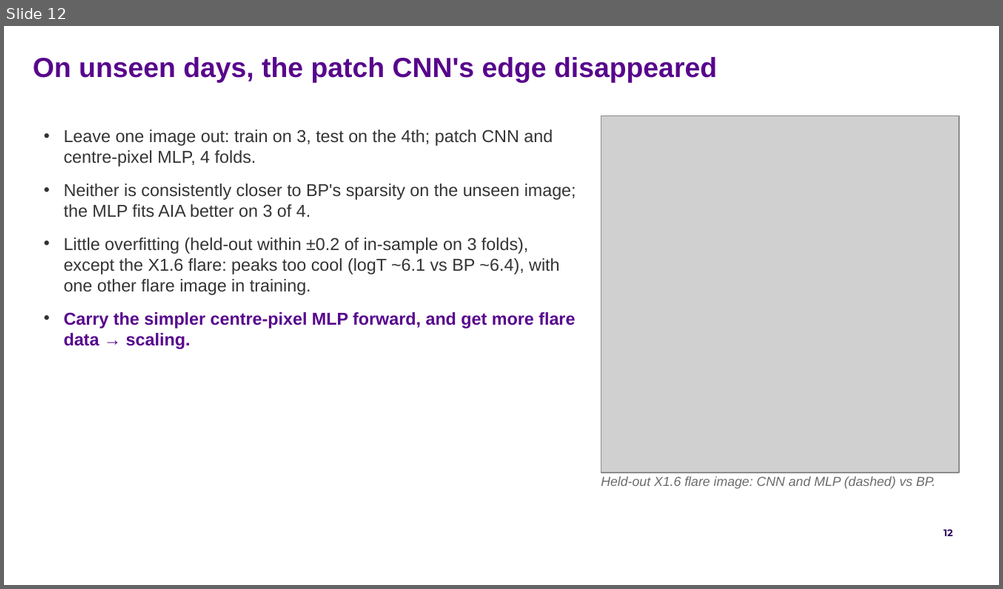
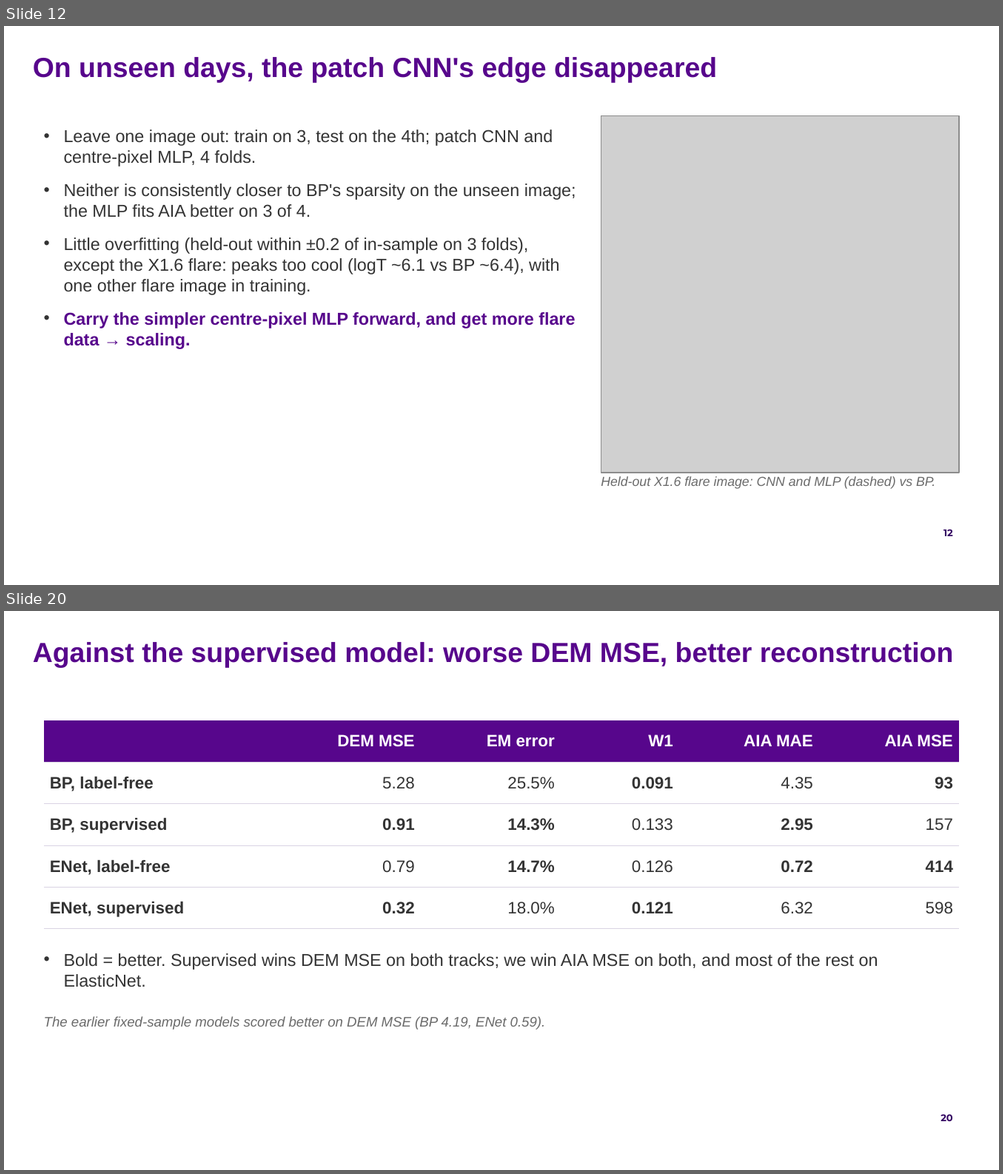
Before and after one commit to FruitPnchSamuraiG/solar-dem-inversion, a slide deck: slides/DEM_deck_v2.pptx. Shown one above the other, each under a label of ours: slide 12 before the commit, slides 12 and 20 after it; the slides between them are not shown. The pictures are 1003x589 and 1003x1174 pixels, drawn with LibreOffice and Linux fonts; fonts in the diff are those of the drawing; grey boxes stand for pictures; background and template pictures are left out. Boxes give left, top, right and bottom in pixels: in the first picture for what was removed or moved away, otherwise in the second. Text is boxed around its words. In the diff, an @@ line names an element or a change of style, - is before the commit and + after.

```diff
--- a/slides/DEM_deck_v2.pptx
+++ b/slides/DEM_deck_v2.pptx
@@ slide 20 added at [4, 611, 999, 1170], background #FFFFFF; not listed: 1 template element that a slide beside it also shows @@
@@ text added at [33, 642, 953, 668], 20 pt, text #57068C, bold @@
+Against the supervised model: worse DEM MSE, better reconstruction
@@ table added at [44, 721, 960, 929], 5 rows, 6 columns @@
+ | DEM MSE | EM error | W1 | AIA MAE | AIA MSE
+BP, label-free | 5.28 | 25.5% | 0.091 | 4.35 | 93
+BP, supervised | 0.91 | 14.3% | 0.133 | 2.95 | 157
+ENet, label-free | 0.79 | 14.7% | 0.126 | 0.72 | 414
+ENet, supervised | 0.32 | 18.0% | 0.121 | 6.32 | 598
@@ text added at [64, 954, 878, 988], 12.5 pt, text #333333 @@
+• Bold = better. Supervised wins DEM MSE on both tracks; we win AIA MSE on both, and most of the rest on ElasticNet.
@@ text added at [44, 1017, 546, 1030], 10 pt, text #6B6B6B, italic @@
+The earlier fixed-sample models scored better on DEM MSE (BP 4.19, ENet 0.59).
```
Also in this commit, not shown: 1 slide changed, 18 other slides added, 3 other files.
